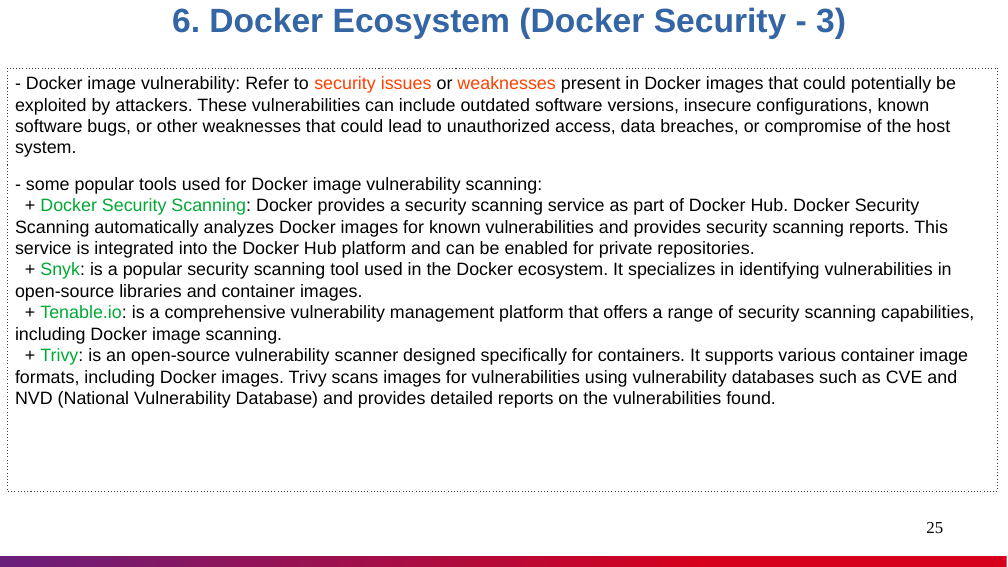
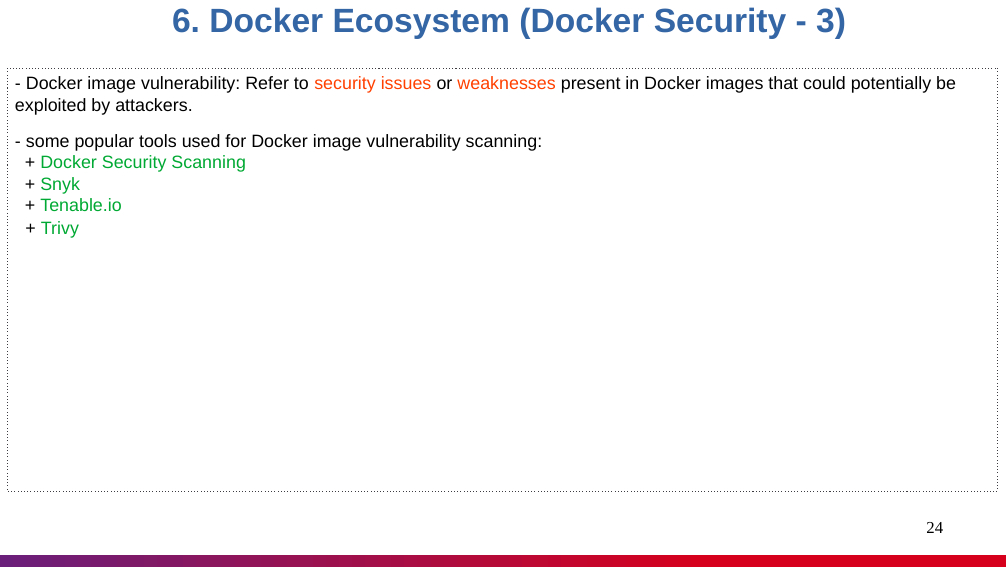
Before and after one commit to nashtech-garage/azure-devops-ci-cd, a slide deck: slide 24 of docker-demo/documents/Docker_Knowledge_Sharing.pptx (slide 25 before the commit). Drawn at 1008x567 pixels with LibreOffice and Linux fonts; fonts in the diff are those of the drawing. Boxes give left, top, right and bottom in pixels: in the first picture for what was removed or moved away, otherwise in the second. Text is boxed around its words. In the diff, an @@ line names an element or a change of style, - is before the commit and + after.

Commit message:
update docker-demo document for Docker course

```diff
--- a/docker-demo/documents/Docker_Knowledge_Sharing.pptx
+++ b/docker-demo/documents/Docker_Knowledge_Sharing.pptx
@@ text in rectangle at [15,76,956,238]: text changed @@
-- Docker image vulnerability: Refer to security issues or weaknesses present in Docker images that could potentially be exploited by attackers. These vulnerabilities can include outdated software versions, insecure configurations, known software bugs, or other weaknesses that could lead to unauthorized access, data breaches, or compromise of the host system.
-- some popular tools used for Docker image vulnerability scanning:
-+ Docker Security Scanning: Docker provides a security scanning service as part of Docker Hub. Docker Security Scanning automatically analyzes Docker images for known vulnerabilities and provides security scanning reports. This service is integrated into the Docker Hub platform and can be enabled for private repositories.
-+ Snyk: is a popular security scanning tool used in the Docker ecosystem. It specializes in identifying vulnerabilities in open-source libraries and container images.
-+ Tenable.io: is a comprehensive vulnerability management platform that offers a range of security scanning capabilities, including Docker image scanning.
-+ Trivy: is an open-source vulnerability scanner designed specifically for containers. It supports various container image formats, including Docker images. Trivy scans images for vulnerabilities using vulnerability databases such as CVE and NVD (National Vulnerability Database) and provides detailed reports on the vulnerabilities found.
+- Docker image vulnerability: Refer to security issues or weaknesses present in Docker images that could potentially be exploited by attackers.
+- some popular tools used for Docker image vulnerability scanning:
++ Docker Security Scanning
++ Snyk
++ Tenable.io
++ Trivy
@@ page number at [926,522,943,533]: text changed @@
-25
+24
```
Also in this commit, not shown: 13 other slides changed, 1 slide removed.
